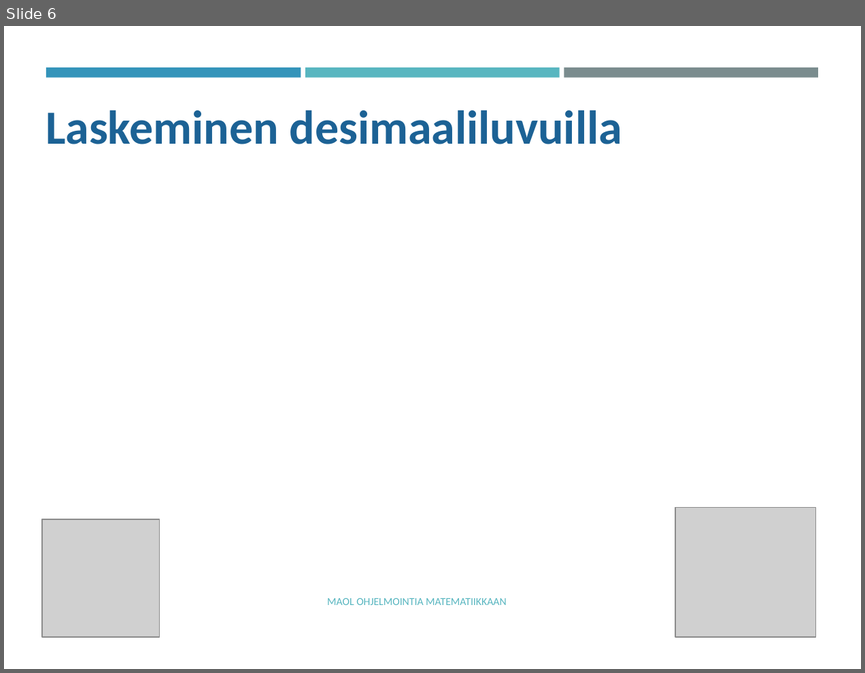
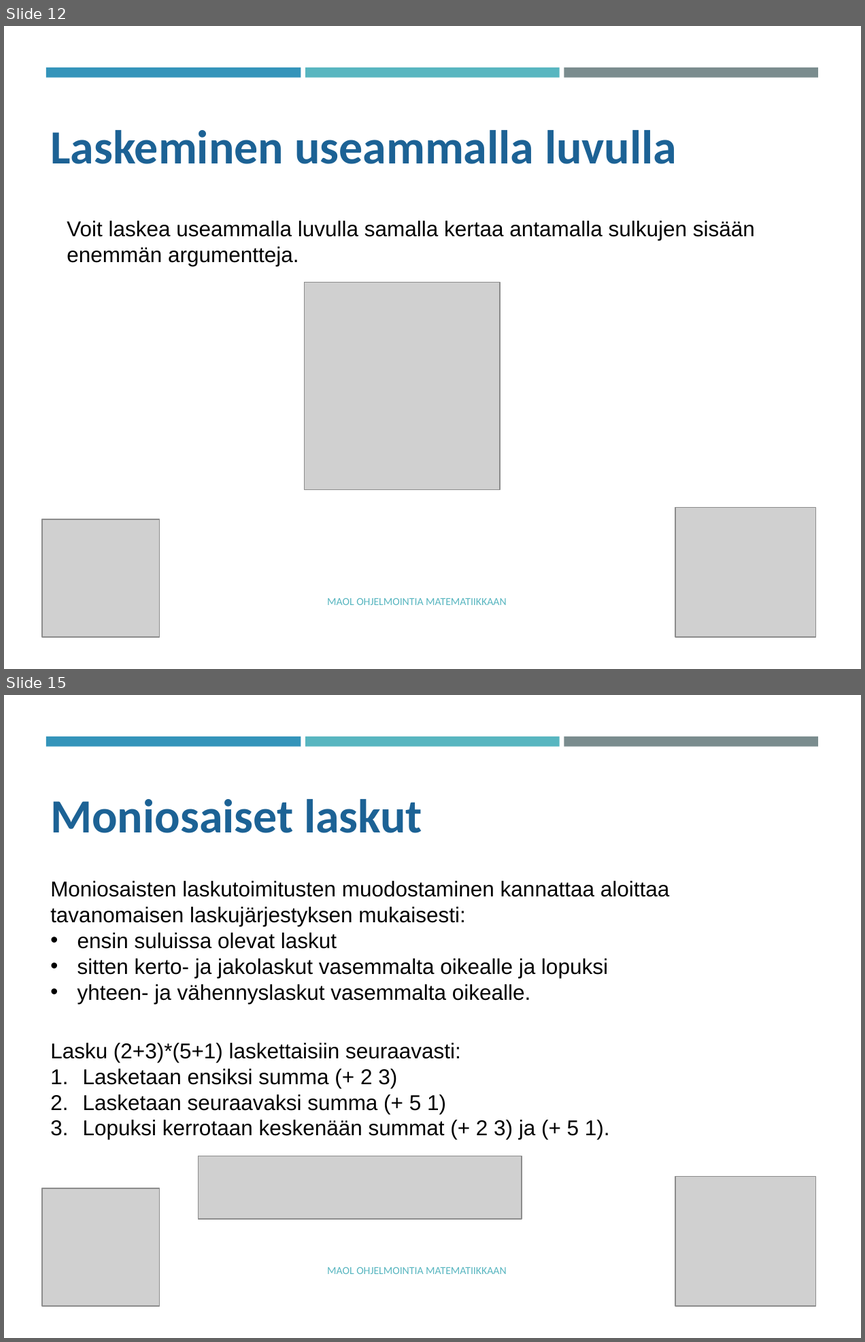
Before and after one commit to tyynetyyne/tyynetyyne.github.io, a slide deck: tehtavat/tiedostot/maol/power_point/Racket-MAOL-5-6-tutustuminen-ohjelmointiymparistoon.pptx. Shown one above the other, each under a label of ours: slide 6 before the commit, slides 12 and 15 after it; the slides between them are not shown. The pictures are 865x673 and 865x1342 pixels, drawn with LibreOffice and Linux fonts; fonts in the diff are those of the drawing; grey boxes stand for pictures. Boxes give left, top, right and bottom in pixels: in the first picture for what was removed or moved away, otherwise in the second. Text is boxed around its words. In the diff, an @@ line names an element or a change of style, - is before the commit and + after.

```diff
--- a/tehtavat/tiedostot/maol/power_point/Racket-MAOL-5-6-tutustuminen-ohjelmointiymparistoon.pptx
+++ b/tehtavat/tiedostot/maol/power_point/Racket-MAOL-5-6-tutustuminen-ohjelmointiymparistoon.pptx
@@ slide 15 added at (x1=4, y1=695, x2=861, y2=1338), background #FFFFFF; not listed: 3 template elements that a slide beside it also shows @@
@@ text added at (x1=50, y1=799, x2=422, y2=833), 40 pt, text #1D6294, bold @@
+Moniosaiset laskut
@@ text added at (x1=50, y1=881, x2=670, y2=1004), 18 pt, text #000000 @@
+Moniosaisten laskutoimitusten muodostaminen kannattaa aloittaa tavanomaisen laskujärjestyksen mukaisesti:
+• ensin suluissa olevat laskut
+• sitten kerto- ja jakolaskut vasemmalta oikealle ja lopuksi
+• yhteen- ja vähennyslaskut vasemmalta oikealle.
@@ text added at (x1=50, y1=1042, x2=610, y2=1139), 18 pt, text #000000 @@
+Lasku (2+3)*(5+1) laskettaisiin seuraavasti:
+1. Lasketaan ensiksi summa (+ 2 3)
+2. Lasketaan seuraavaksi summa (+ 5 1)
+3. Lopuksi kerrotaan keskenään summat (+ 2 3) ja (+ 5 1).
@@ picture added at (x1=198, y1=1155, x2=521, y2=1219) @@
@@ picture added at (x1=675, y1=1176, x2=815, y2=1305) @@
@@ picture added at (x1=41, y1=1187, x2=159, y2=1305) @@
@@ text added at (x1=327, y1=1267, x2=507, y2=1274), 9 pt, text #58B6C0 @@
+MAOL OHJELMOINTIA MATEMATIIKKAAN
@@ what was slide 6 is now slide 12 @@
@@ slide 12 changed as well @@
@@ text at (x1=50, y1=130, x2=677, y2=164): text changed @@
-Laskeminen desimaaliluvuilla
+Laskeminen useammalla luvulla
@@ text added at (x1=67, y1=220, x2=755, y2=266), 18 pt, text #000000 @@
+Voit laskea useammalla luvulla samalla kertaa antamalla sulkujen sisään enemmän argumentteja.
@@ picture added at (x1=304, y1=282, x2=499, y2=490) @@
```
Also in this commit, not shown: 6 other slides changed, 11 other slides added, 3 slides removed.
